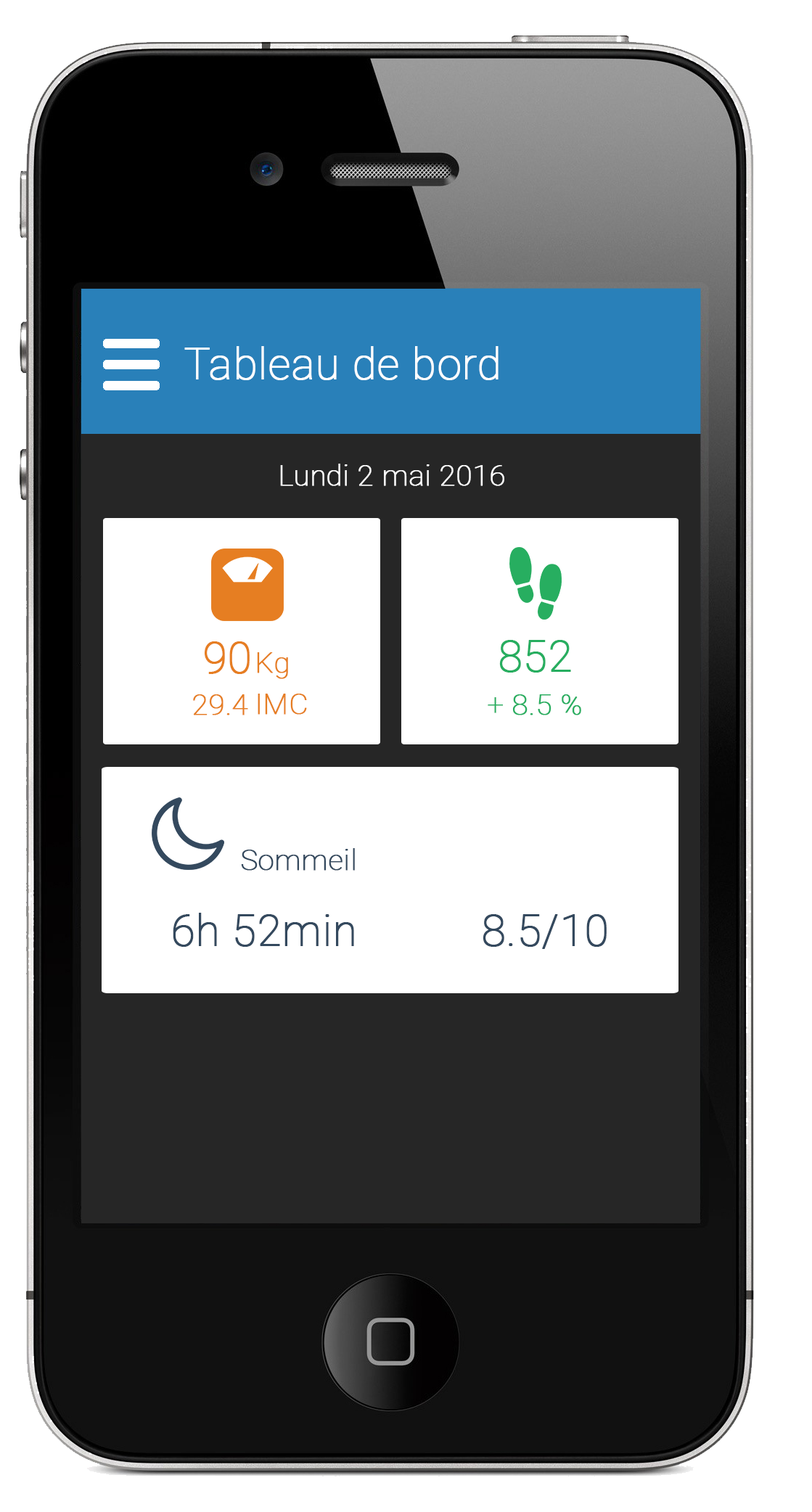
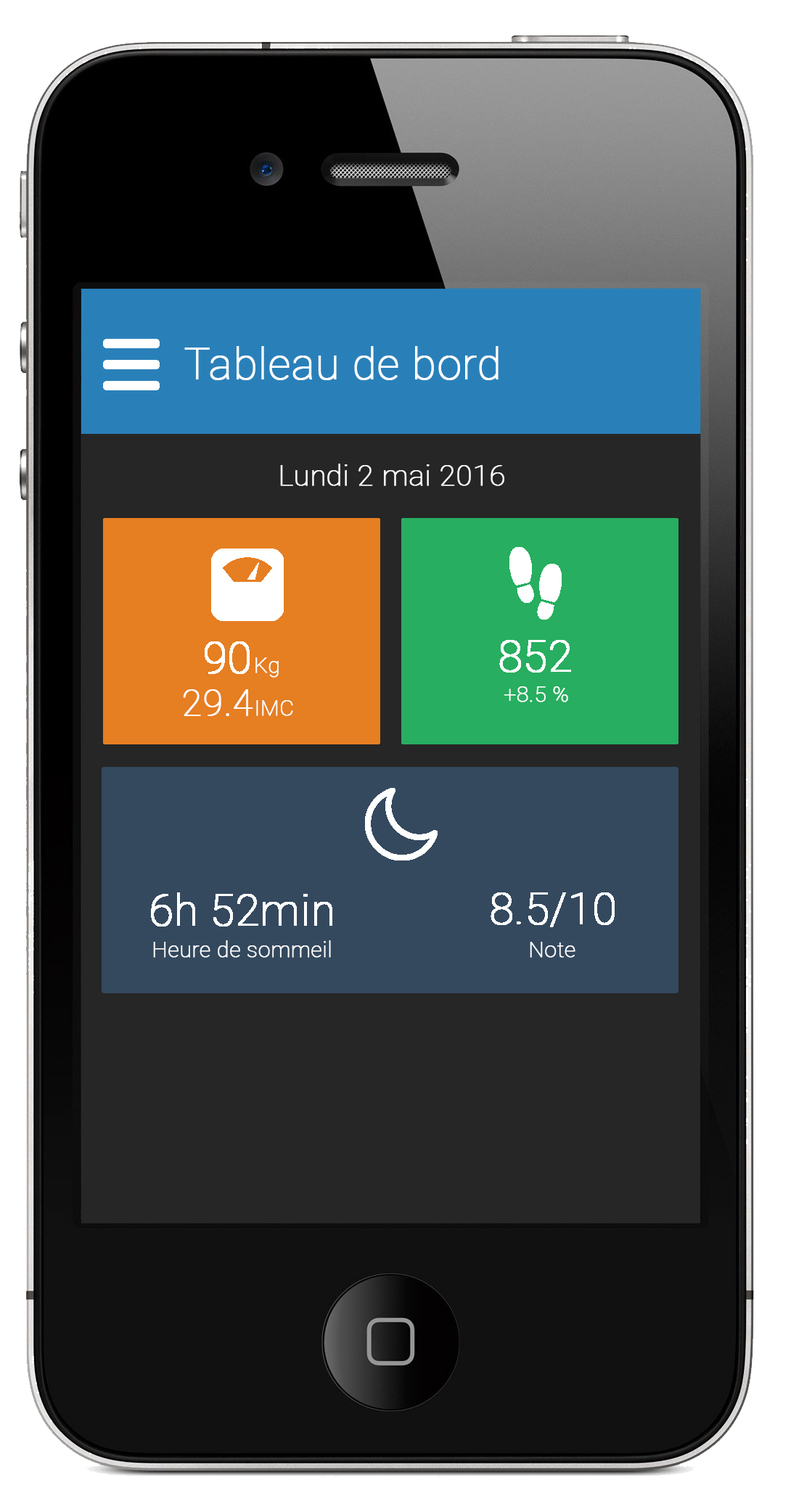
Layers edited between the first and the second 812x1512 image:
painted on "29.4" over left=182, top=689, right=254, bottom=717
painted on "IMC" over left=256, top=693, right=307, bottom=717
painted on "Kg" over left=255, top=652, right=289, bottom=680
removed layer "90" over left=204, top=641, right=250, bottom=675
painted on "icon" over left=204, top=548, right=284, bottom=675
removed layer "Sommeil copie" over left=240, top=848, right=355, bottom=871
painted on "8.5/10" over left=482, top=892, right=615, bottom=950
painted on "6h 52min copie" over left=150, top=892, right=355, bottom=947
painted on "night copie" over left=151, top=787, right=438, bottom=870
painted on "footsteps-silhouette-variant" over left=509, top=547, right=562, bottom=620
added layer "Note" above "Heure de sommeil" over left=529, top=941, right=576, bottom=958
added layer "Heure de sommeil" above "+8.5 %" over left=153, top=940, right=331, bottom=958
renamed "+ 8.5 %" to "+8.5 %", painted on it over left=487, top=686, right=582, bottom=716
painted on "852" over left=499, top=639, right=572, bottom=673
painted on "Rectangle arrondi 1 copie 2", unmasked it over left=101, top=766, right=679, bottom=994
painted on "Rectangle arrondi 1 copie", unmasked it over left=401, top=518, right=679, bottom=745
painted on "Rectangle arrondi 1", unmasked it over left=103, top=518, right=381, bottom=745
